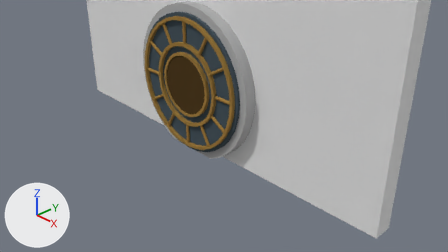
Two versions of the Blender file PlaceHolder/Assets/Models/wallVault.blend, one commit apart.
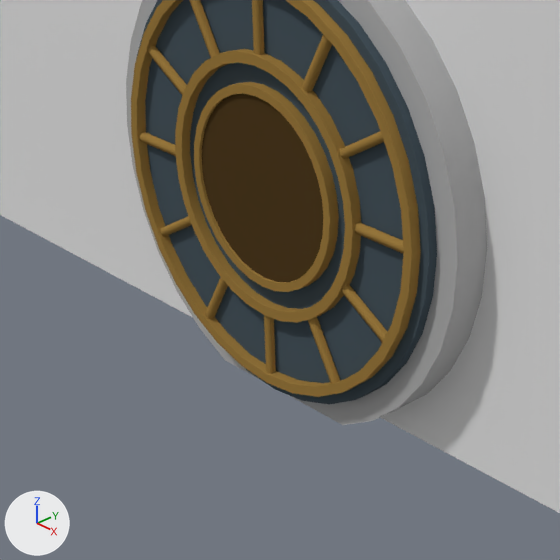
Old and new are each drawn from the file's camera 'Camera' and again close up on the part from 23% to 62% of the width and 10% to 80% of the height. Lighting does not change. The marker at lower left points along +X, +Y and +Z.

Objects in the first close-up: 'VaultDoor', 'VaultWall'.
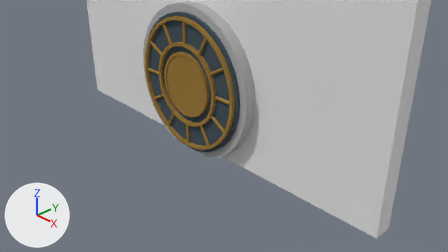
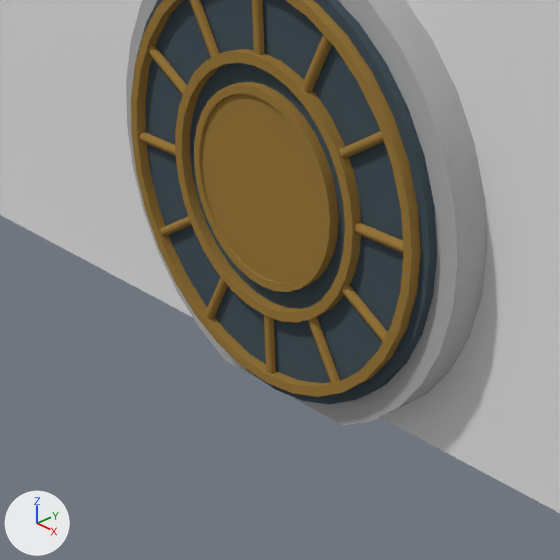
Location of each change, [x1, y1, x2, y2] in pixels of the close-ups (560 x 560 px):
part 1 of me_circle, recoloured
    both: [202, 93, 323, 282]

The change, as a diff of the scene's bpy script:
```diff
--- a/PlaceHolder/Assets/Models/wallVault.blend.py
+++ b/PlaceHolder/Assets/Models/wallVault.blend.py
@@ me_circle @@
 me_circle.from_pydata(...)  # 2098 vertices, 1080 faces; spans x -3.17..-0.17, y -0.42..0.42, z -1.5..1.5
 # used by ob_vaultdoor; location = (1.669, -0.168, 1.557)
+# me_circle part 1: all 32 faces that had it switch from mat_material_008 (brown #503c21) to mat_material_007 (brown #9e7c40)
 me_circle.materials.append(mat_material_006)
```
